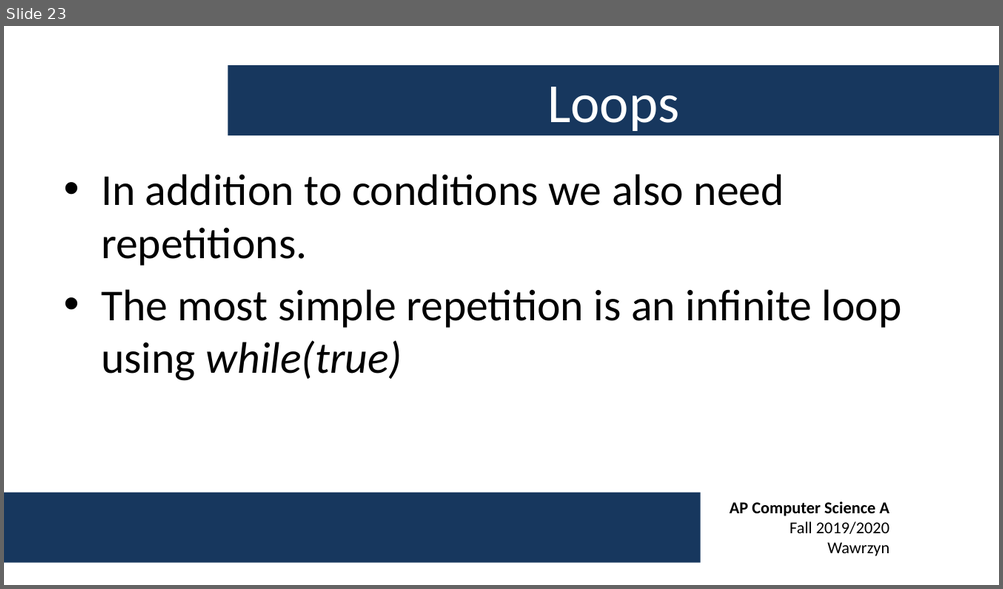
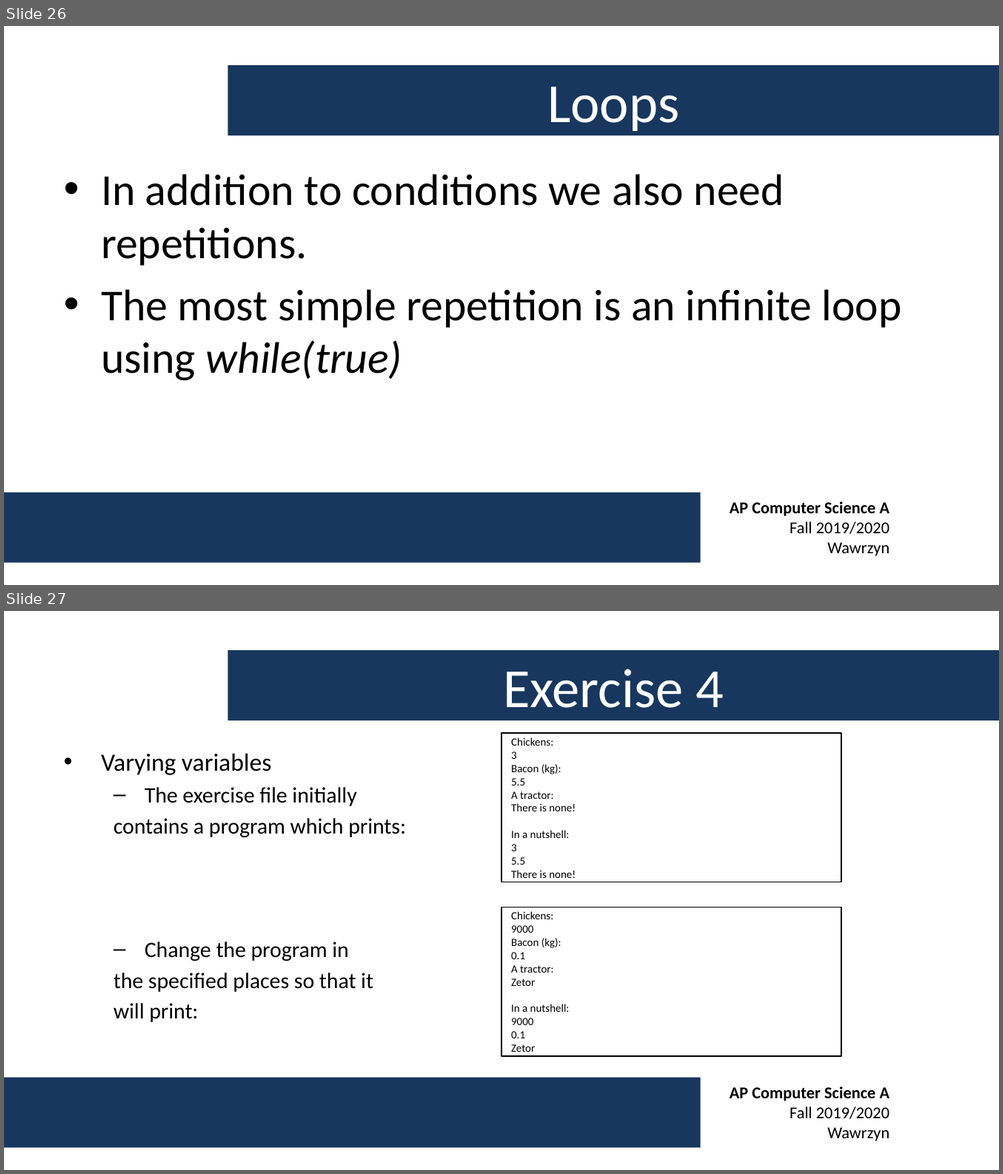
Before and after one commit to swawrzyn/shtcs-ap-cs-fall-2019, a slide deck: Week 1/AP CS A - Week 1 Lecture.pptx. Shown one above the other, each under a label of ours: slide 23 before the commit, slides 26 and 27 after it. The pictures are 1003x589 and 1003x1174 pixels, drawn with LibreOffice and Linux fonts; fonts in the diff are those of the drawing; background and template pictures are left out. Boxes give left, top, right and bottom in pixels: in the first picture for what was removed or moved away, otherwise in the second. Text is boxed around its words. In the diff, an @@ line names an element or a change of style, - is before the commit and + after.

```diff
--- a/Week 1/AP CS A - Week 1 Lecture.pptx
+++ b/Week 1/AP CS A - Week 1 Lecture.pptx
@@ slide 27 added at (x1=4, y1=611, x2=999, y2=1170), background #FFFFFF; not listed: 2 template elements that a slide beside it also shows @@
@@ title added at (x1=227, y1=651, x2=999, y2=721), fill #17375E, 40 pt, text #FFFFFF @@
+Exercise 4
@@ rectangle added at (x1=501, y1=733, x2=842, y2=883), fill #FFFFFF, outline #000000 0.75 pt, 8 pt, text #000000 @@
+Chickens:
+3
+Bacon (kg):
+5.5
+A tractor:
+There is none!
+In a nutshell:
+3
+5.5
+There is none!
@@ text added at (x1=101, y1=753, x2=406, y2=1022), 16 pt, text #000000 @@
+• Varying variables
+  – The exercise file initially
+  contains a program which prints:
+  – Change the program in
+  the specified places so that it
+  will print:
@@ rectangle added at (x1=501, y1=908, x2=842, y2=1056), fill #FFFFFF, outline #000000 0.75 pt, 8 pt, text #000000 @@
+Chickens:
+9000
+Bacon (kg):
+0.1
+A tractor:
+Zetor
+In a nutshell:
+9000
+0.1
+Zetor
@@ what was slide 23 is now slide 26 @@
```
Also in this commit, not shown: 6 other slides added.
